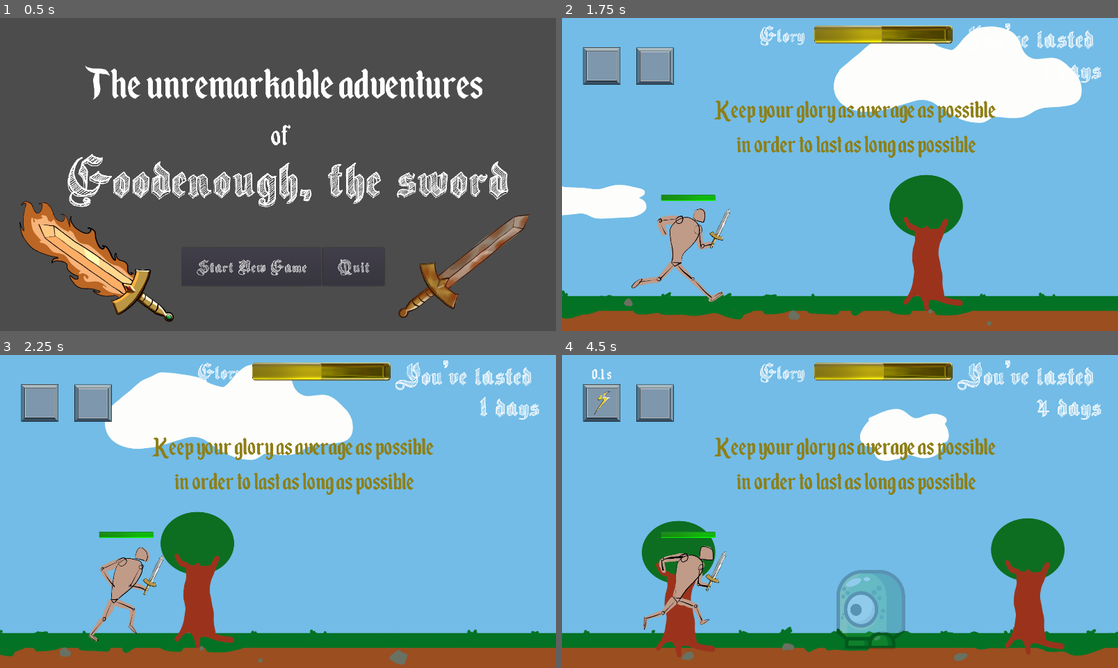
Above: before the commit, frames 1-4 (two rows, left to right).
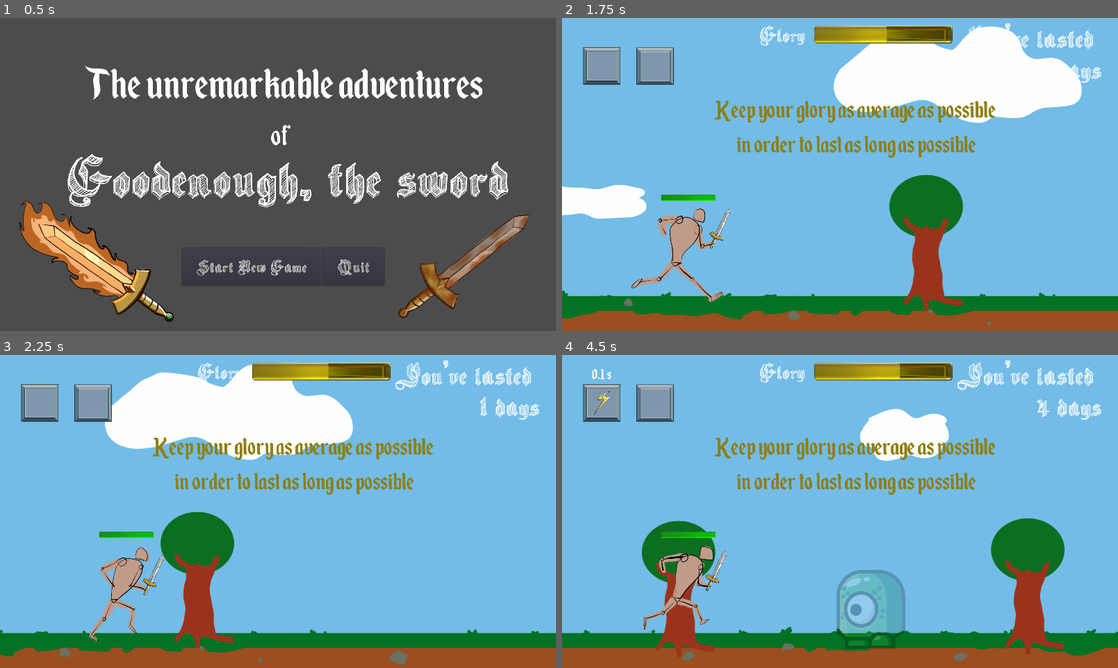
Above: after the commit, the same moments.

Repository: S-Blanco/GMTK_gamejam2023
Game: Godot game, scene res://Src/UI/StartGameScreen.tscn
Same seed, same stepped clock (60 frames per second), same inputs: the game is played once before the commit and once after it.
Inputs:
- Up to frame 1 (0.5 s): no input
- Up to frame 2 (1.75 s): click "Start New Game" at 0.5 s; tap Enter at 1.25 s; hold Right (ui_right) from 1.28 s (still down); hold A (test) from 1.28 s (still down); tap Space at 1.52 s
- Up to frame 3 (2.25 s): release Right (ui_right) at 2.03 s; release A (test) at 2.03 s; hold Left (ui_left) from 2.03 s (still down); tap Enter at 2.1 s
- Up to frame 4 (4.5 s): tap Space at 2.27, 3.77 s; release Left (ui_left) at 2.78 s; hold A (test) 2.78-3.53 s; hold Right (ui_right) 2.78-4.28 s; tap Enter at 3.6 s; hold Left (ui_left) from 4.28 s (still down); hold A (test) from 4.28 s (still down)

Frame 1 is identical in both runs. In frame 2, less than 0.1% of the frame differs, in the area x 45-59%, y 2-8%; in frame 3, less than 0.1%; in frame 4, 0.2%, in the area x 26-61%, y 2-76%.

Commit message:
Removed useless prints + smaller glory loss rate

Diff:
--- a/Game/Src/TestEnemyMovement.gd
+++ b/Game/Src/TestEnemyMovement.gd
@@ -21,7 +21,7 @@
 export(int) var startSlow = 1200
 export(int) var enemySpawnX = 2800
 export(int) var spawn_y = 820
-export(int) var gloryLossRate = 5
+export(int) var gloryLossRate = 2
 export(float) var slowTime = 1.5
 export(int) var PLAYER_SPAWN_X = -200
 export(float) var timerPwr = 2.0
@@ -118,8 +118,6 @@
 	elif current_game_status == game_status.FIGHTING:
 		emit_signal("glory_increased",closest_enemy.stats.glory_win)
 		var playerHealth = characterStats.get_health()
-		print('current health ',playerHealth)
-		print('attack ',closest_enemy.stats.attack)
 		characterStats.set_health(playerHealth-closest_enemy.stats.attack)
 #		GlobalVariables.glory += closest_enemy.stats.glory_win
 #		GlobalVariables.damage += closest_enemy.stats.attack
@@ -183,11 +181,9 @@
 	charPlayer.play()
 
 func _on_PlayerControls_power1():
-	print('power1 ',power1_toggle.isEmpty)
 	call_pwr(power_slots[0],powers,power1_toggle)
 
 func _on_PlayerControls_power2():
-	print('power2 ',power2_toggle.isEmpty)
 	call_pwr(power_slots[1],powers,power2_toggle)
 
 func spawn_player():
--- a/Game/Src/UI/GloryUI.gd
+++ b/Game/Src/UI/GloryUI.gd
@@ -30,5 +30,4 @@
 #	print('final glory ',GlobalVariables.glory)
 	if filling != null:
 		filling.rect_size.x = newGlory*glory_unit
-		print(filling.rect_size.x)
 	emit_signal("glory_changed",newGlory)
--- a/Game/Src/UI/ToggleButton.gd
+++ b/Game/Src/UI/ToggleButton.gd
@@ -14,7 +14,6 @@
 func change_to_empty_texture() -> void:
 	text_prog.value = 0
 	isEmpty = true
-	print('emptied')
 
 func change_to_filled_texture() -> void:
 	get_node(".").set_normal_texture(textures[texture_id])
